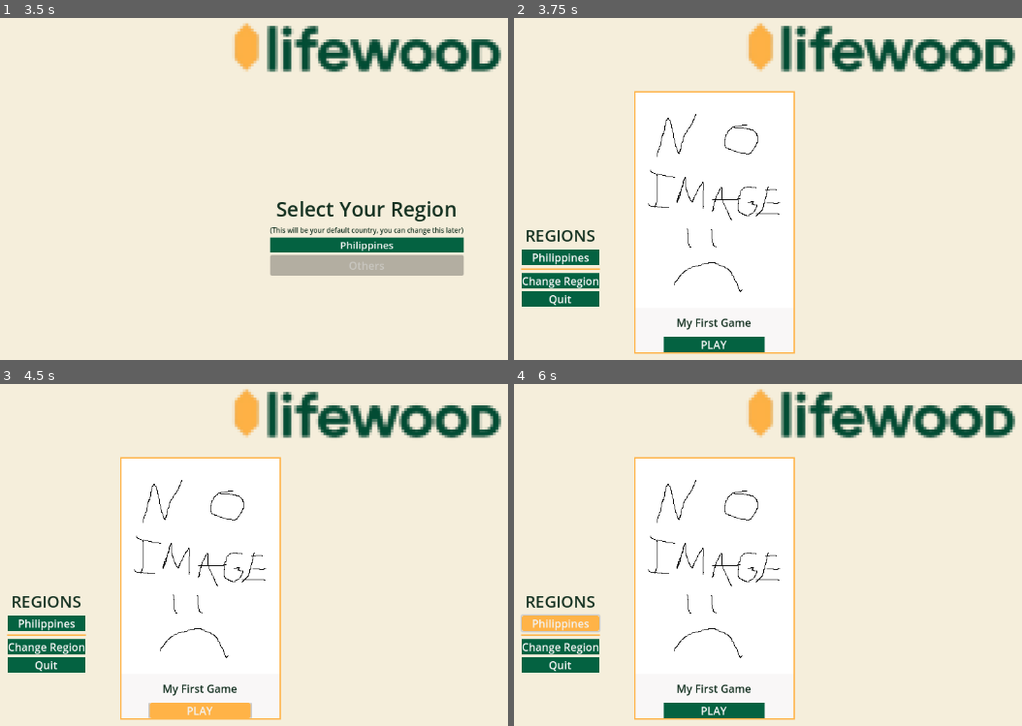
Above: before the commit, frames 1-4 (two rows, left to right).
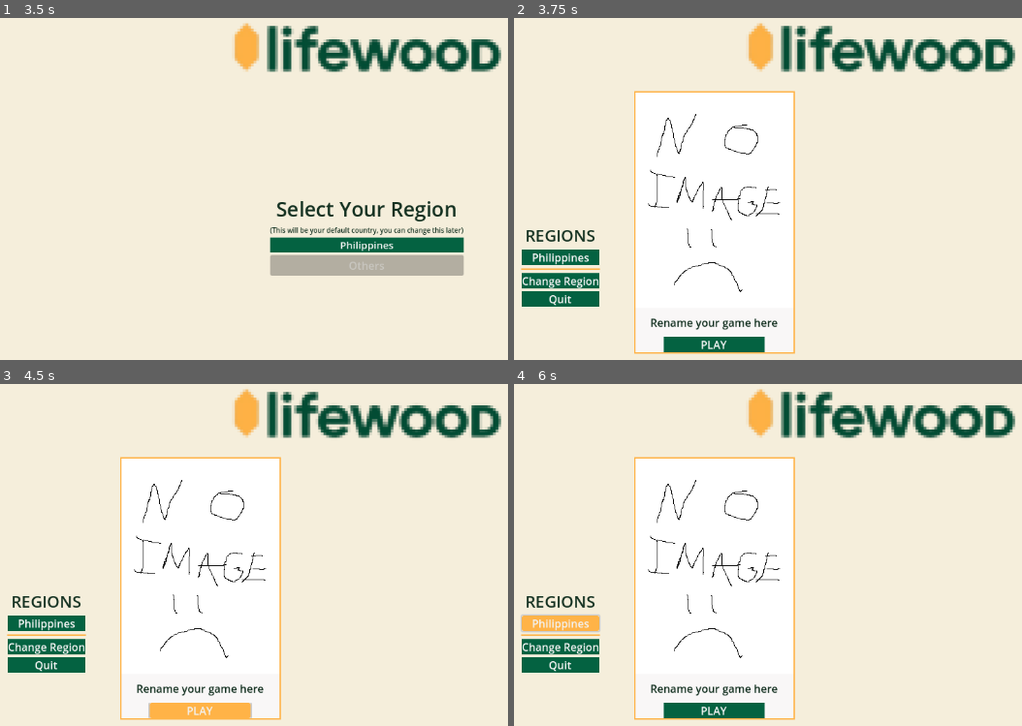
Above: after the commit, the same moments.

Repository: MarkJanzenB/Lifewood-Games
Game: Godot game, scene res://Scenes/SplashScreen.tscn
The game is run twice, just before and just after one commit, with the same random seed, the same clock (stepped at 60 frames per second) and the same inputs.
Inputs:
- Up to frame 1 (3.5 s): tap Enter at 0.5, 2 s; tap Space at 1.25, 2.75 s
- Up to frame 2 (3.75 s): click "Philippines" at 3.5 s
- Up to frame 3 (4.5 s): click "PLAY" at 4.25 s
- Up to frame 4 (6 s): click "PLAY" at 5 s; click "Philippines" at 5.75 s

Frame 1 is identical in both runs. In frame 2, 0.3% of the frame differs, in the area x 26-52%, y 87-92%; in frame 3, 0.3%; in frame 4, 0.3%.

Commit message:
Update: fixed gameLibrary Logic
-now Gameslist can be read as intended

Diff:
--- a/GamesList.json
+++ b/GamesList.json
@@ -1,8 +1,8 @@
 {
   "games": [
 	{
-	  "title": "My First Game",
-	  "folder": "MyFirstGame"
+	  "title": "Rename your game here",
+	  "folder": "YourGameHere"
 	}
   ]
 }
--- a/Scripts/GameLibrary.gd
+++ b/Scripts/GameLibrary.gd
@@ -1,11 +1,9 @@
 # GameLibrary.gd
-# UPDATED for new directory structure.
+# FINAL VERSION - Reads EXTERNAL-ONLY GamesList.json
 extends Control
 
-# --- Updated Scene Preloads ---
 const GameCard = preload("res://Scenes/GameCard.tscn")
 const NoGamesMessage = preload("res://Scenes/NoGamesMessage.tscn")
-const GAMES_LIST_PATH = "res://GamesList.json"
 
 @onready var grid: GridContainer = $PanelContainer/HBoxContainer/ContentArea/ScrollContainer/MarginContainer/GridContainer
 @onready var hbox_container: HBoxContainer = $PanelContainer/HBoxContainer
@@ -19,25 +17,47 @@
 	update_library_view()
 
 func load_game_database_from_file():
-	print("Loading game list from: ", GAMES_LIST_PATH)
-	if not FileAccess.file_exists(GAMES_LIST_PATH):
-		print("ERROR: GamesList.json not found!")
+	# --- THIS IS THE NEW UNIFIED LOGIC ---
+	# 1. Determine the base directory.
+	var base_dir = ""
+	if OS.has_feature("export"):
+		# When exported, the base directory is where the .exe is.
+		base_dir = OS.get_executable_path().get_base_dir()
+	else:
+		# When running in the editor, the base directory is the project's root folder.
+		base_dir = ProjectSettings.globalize_path("res://")
+
+	# 2. Define the path to the external JSON file.
+	var games_list_path = base_dir.path_join("GamesList.json")
+
+	print("Attempting to load external game list from: ", games_list_path)
+
+	if not FileAccess.file_exists(games_list_path):
+		print("ERROR: External GamesList.json not found at the expected path!")
 		return
-	var file = FileAccess.open(GAMES_LIST_PATH, FileAccess.READ)
+
+	var file = FileAccess.open(games_list_path, FileAccess.READ)
 	var content = file.get_as_text()
 	var json = JSON.parse_string(content)
+
 	if json == null:
-		print("ERROR: Failed to parse GamesList.json.")
+		print("ERROR: Failed to parse GamesList.json. Check for syntax errors.")
 		return
+
 	if json.has("games"):
 		game_database = json.games
-		print("Successfully loaded ", game_database.size(), " games.")
+		print("Successfully loaded ", game_database.size(), " games from external list.")
 	else:
-		print("ERROR: GamesList.json is missing 'games' array.")
+		print("ERROR: GamesList.json is missing the top-level 'games' array.")
 
+# The rest of the script remains exactly the same.
 func initialize_folders():
-	print("Checking for required folders...")
-	var exe_dir = OS.get_executable_path().get_base_dir()
+	var exe_dir = ""
+	if OS.has_feature("export"):
+		exe_dir = OS.get_executable_path().get_base_dir()
+	else:
+		exe_dir = ProjectSettings.globalize_path("res://")
+
 	var games_dir_path = exe_dir.path_join("games")
 	if not DirAccess.dir_exists_absolute(games_dir_path):
 		DirAccess.make_dir_absolute(games_dir_path)
@@ -67,11 +87,9 @@
 			card.setup_card(game_data.title, game_data.folder)
 
 func _on_button_ph_pressed():
-	print("Philippines tab selected. Reloading games...")
 	update_library_view()
 
 func _on_button_back_pressed():
-	# --- Updated Scene Path ---
 	get_tree().change_scene_to_file("res://Scenes/CountrySelection.tscn")
 
 func _on_button_quit_pressed():
Not shown, changed: Lifewood Launcher/Lifewood Games.exe
